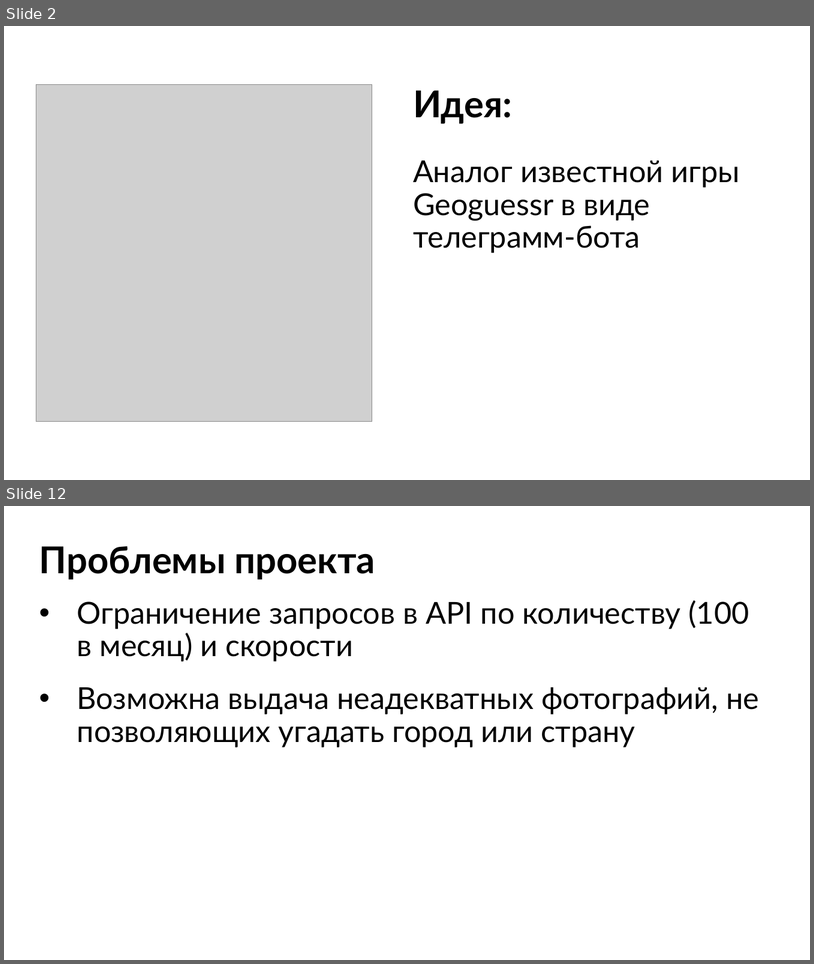
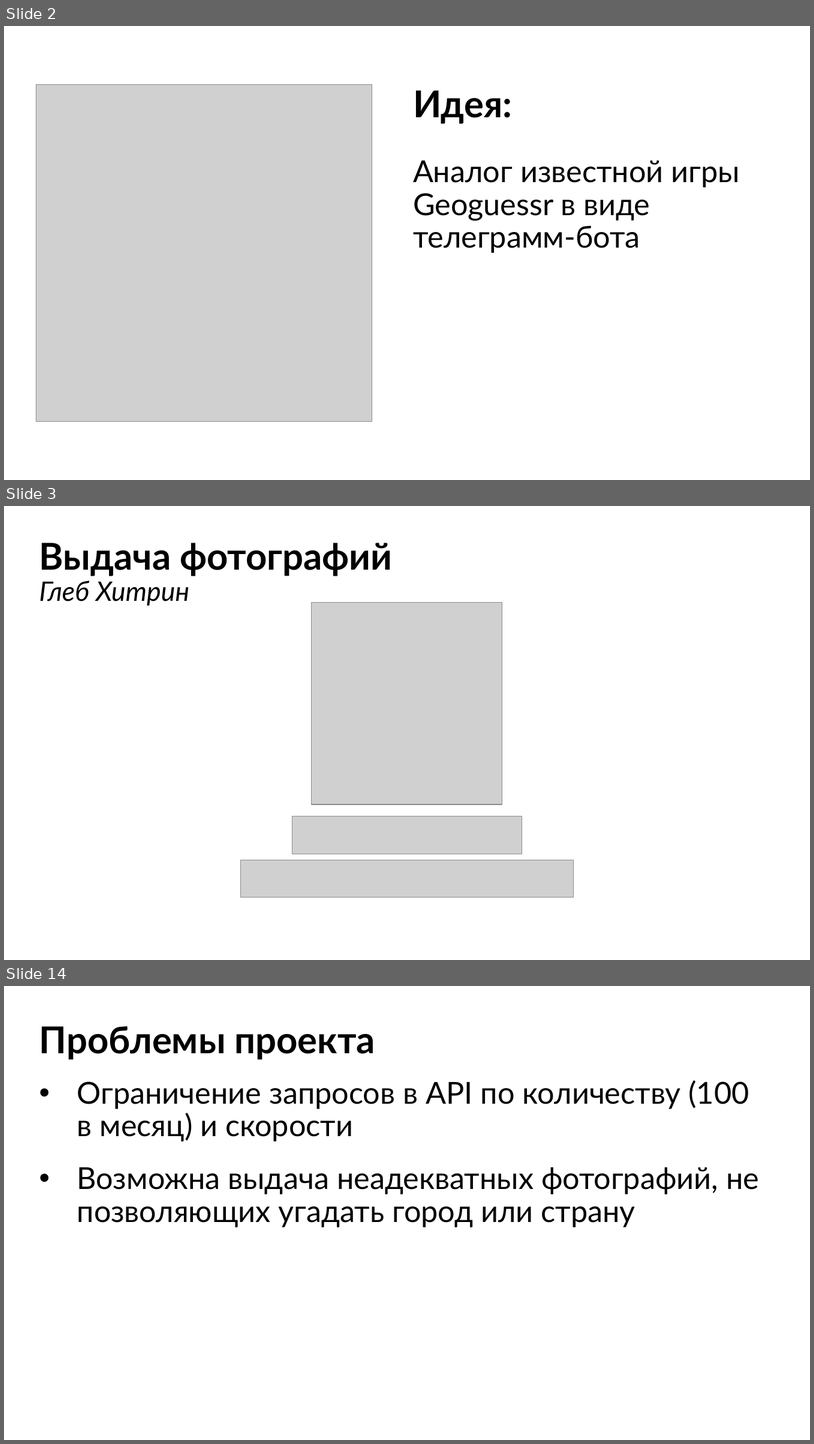
Before and after one commit to yugansonchik/GeoQuest, a slide deck: Презентация GeoQuest.pptx. Shown one above the other, each under a label of ours: slides 2 and 12 before the commit, slides 2, 3 and 14 after it; the slides between them are not shown. The pictures are 814x964 and 814x1444 pixels, drawn with LibreOffice and Linux fonts; fonts in the diff are those of the drawing; grey boxes stand for pictures. Boxes give left, top, right and bottom in pixels: in the first picture for what was removed or moved away, otherwise in the second. Text is boxed around its words. In the diff, an @@ line names an element or a change of style, - is before the commit and + after.

```diff
--- a/Презентация GeoQuest.pptx
+++ b/Презентация GeoQuest.pptx
@@ slide 3 added at [4, 506, 810, 960], background #FFFFFF @@
@@ title added at [39, 543, 392, 606], 44 pt, text #000000, bold @@
+Выдача фотографий
+Глеб Хитрин
@@ picture added at [312, 602, 503, 804] @@
@@ picture added at [293, 816, 522, 853] @@
@@ picture added at [240, 860, 574, 897] @@
@@ what was slide 12 is now slide 14 @@
```
Also in this commit, not shown: 8 slides changed, 3 other slides added, 2 slides removed, 1 other file.
